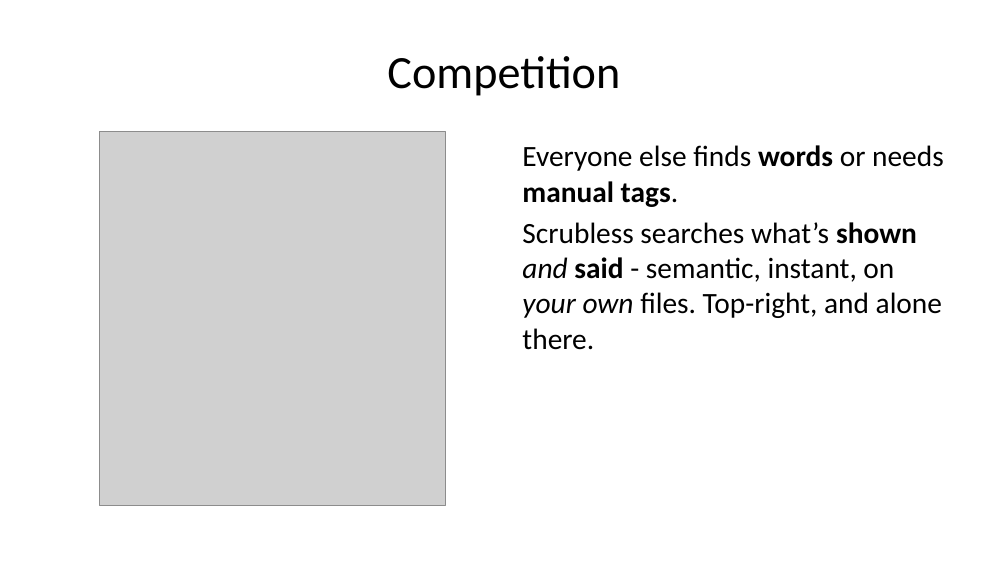
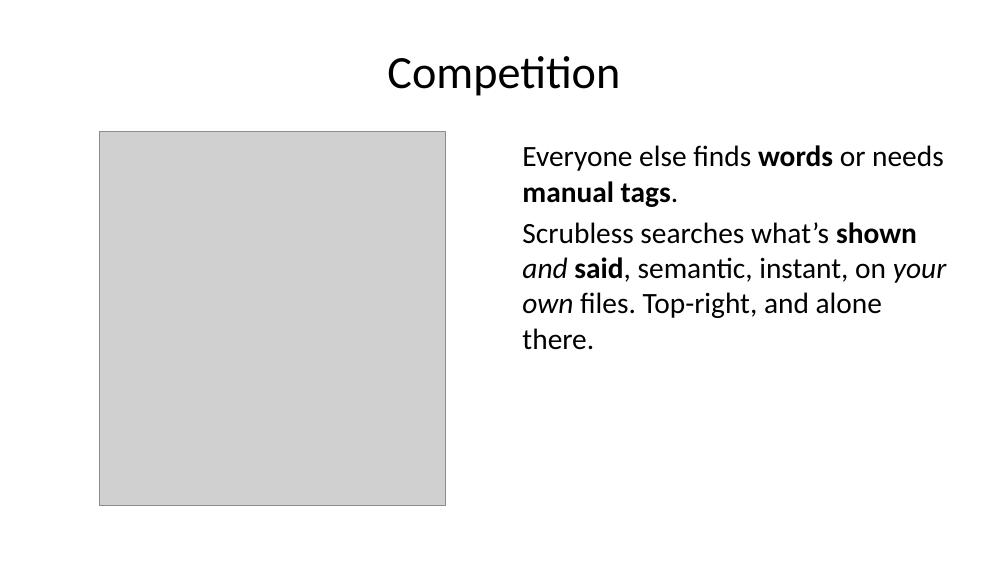
Before and after one commit to ernest-opara/scrubless, a slide deck: slide 11 of docs/PITCH-editable.pptx. Drawn at 1008x567 pixels with LibreOffice and Linux fonts; fonts in the diff are those of the drawing; grey boxes stand for pictures. Boxes give left, top, right and bottom in pixels: in the first picture for what was removed or moved away, otherwise in the second. Text is boxed around its words. In the diff, an @@ line names an element or a change of style, - is before the commit and + after.

```diff
--- a/docs/PITCH-editable.pptx
+++ b/docs/PITCH-editable.pptx
@@ text at [522, 222, 946, 350]: text changed @@
-Scrubless searches what’s shown and said - semantic, instant, on your own files. Top-right, and alone there.
+Scrubless searches what’s shown and said, semantic, instant, on your own files. Top-right, and alone there.
```
Also in this commit, not shown: 11 other slides changed, 12 other files.
